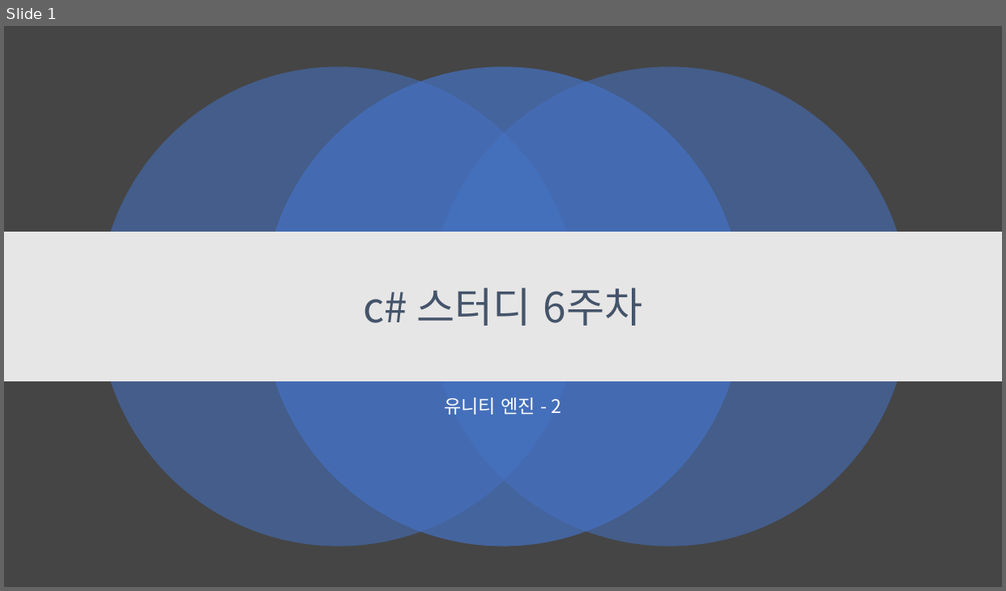
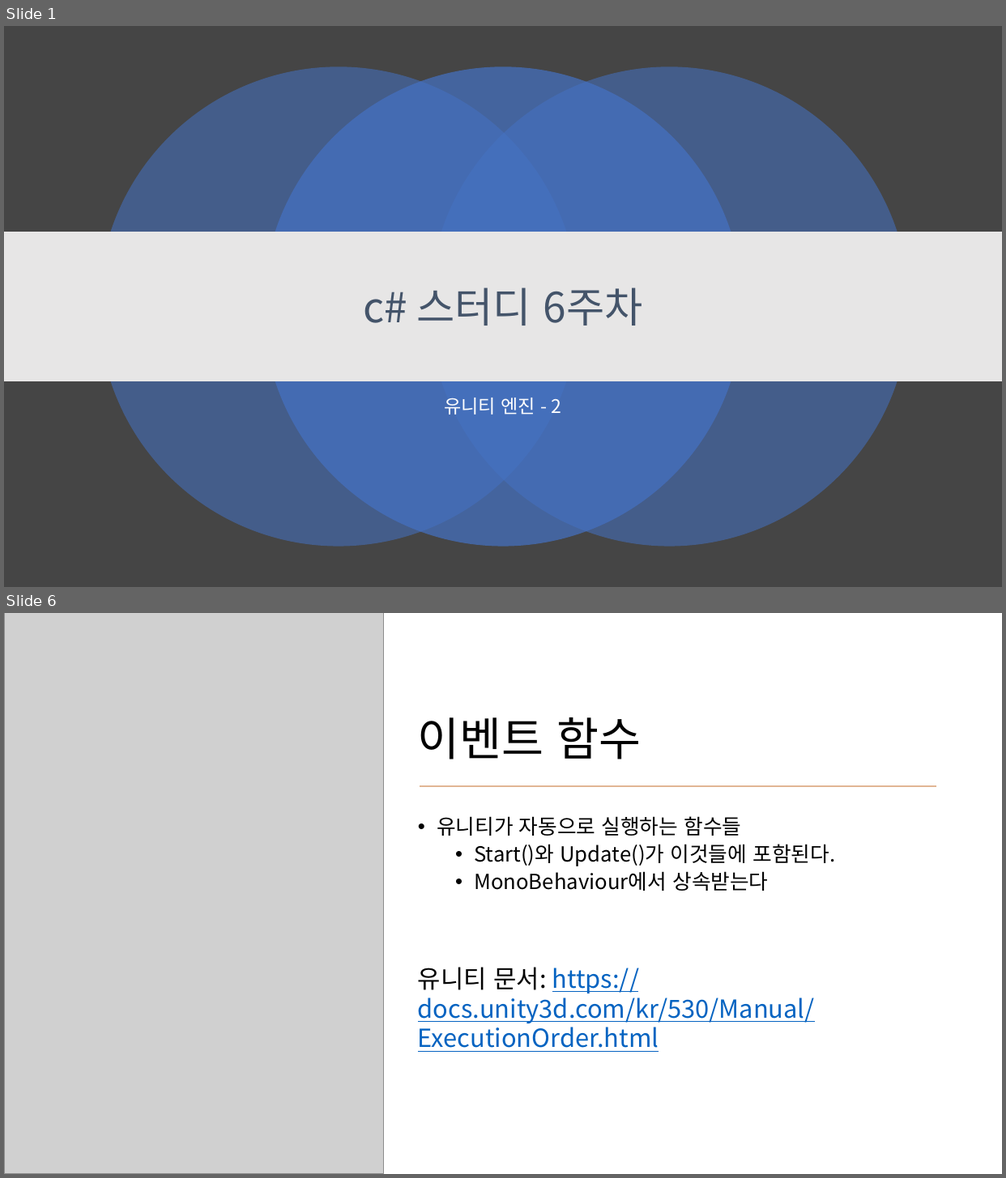
Before and after one commit to kjh99660/Study_powerpoint, a slide deck: C#스터디/c# 스터디 6주 차.pptx. Shown one above the other, each under a label of ours: slide 1 before the commit, slides 1 and 6 after it; the slides between them are not shown. The pictures are 1006x591 and 1006x1178 pixels, drawn with LibreOffice and Linux fonts; fonts in the diff are those of the drawing; grey boxes stand for pictures. Boxes give left, top, right and bottom in pixels: in the first picture for what was removed or moved away, otherwise in the second. Text is boxed around its words. In the diff, an @@ line names an element or a change of style, - is before the commit and + after.

Commit message:
c# 스터디 6주차 작업 중 & 잡생각 정리 문서 추가

```diff
--- a/C#스터디/c# 스터디 6주 차.pptx
+++ b/C#스터디/c# 스터디 6주 차.pptx
@@ slide 6 added at box(4, 613, 1002, 1174), background #FFFFFF @@
@@ picture added at box(4, 613, 384, 1174) @@
@@ title added at box(418, 717, 641, 760), 44 pt, text #000000 @@
+이벤트 함수
@@ line added from (420, 786) to (937, 786), #E1B694 1.5 pt @@
@@ text added at box(437, 816, 835, 891), 20 pt, text #000000 @@
+• 유니티가 자동으로 실행하는 함수들
+  • Start()와 Update()가 이것들에 포함된다.
+  • MonoBehaviour에서 상속받는다
@@ text added at box(418, 967, 815, 1052), 24 pt, text #0563C1, underline @@
+유니티 문서: https://docs.unity3d.com/kr/530/Manual/ExecutionOrder.html
```
Also in this commit, not shown: 16 other slides added, 1 slide removed, 1 other file.
